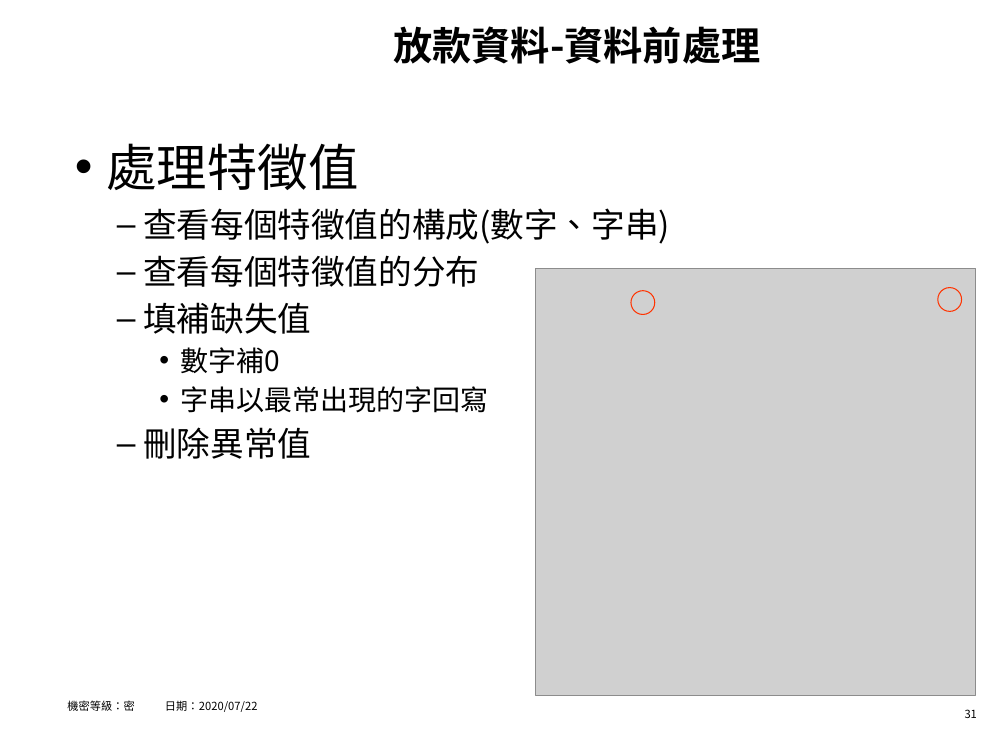
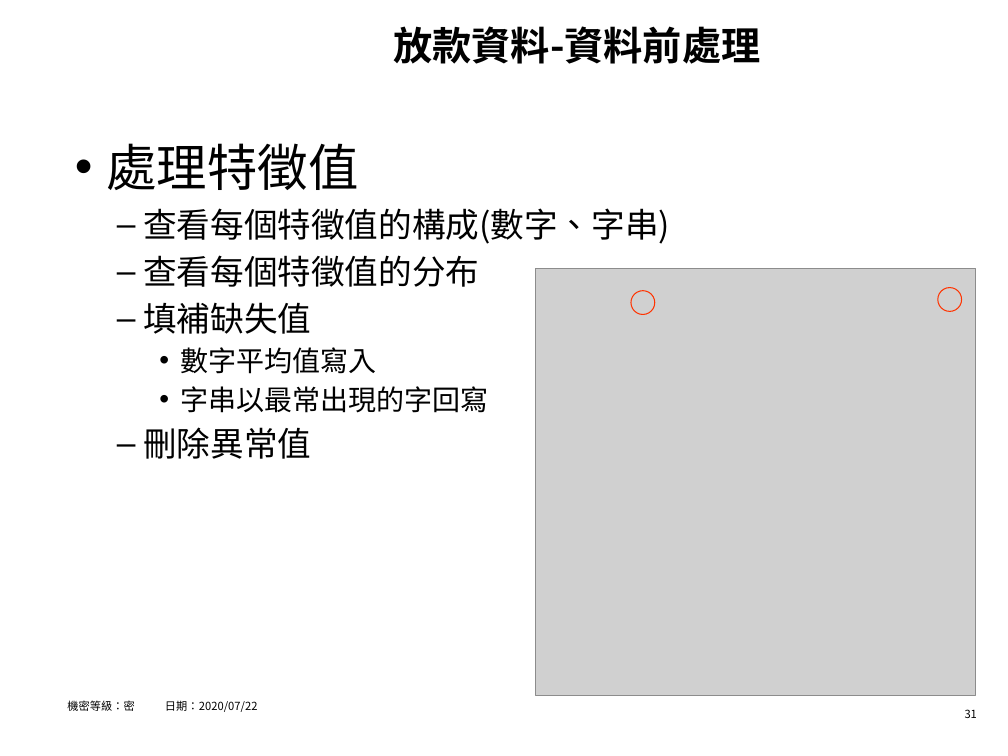
Before and after one commit to hrne/FINAL_REPORT, a slide deck: slide 31 of AI_Report/AI應用-不動產價格預測.pptx. Drawn at 1008x756 pixels with LibreOffice and Linux fonts; fonts in the diff are those of the drawing; grey boxes stand for pictures; background and template pictures are left out. Boxes give left, top, right and bottom in pixels: in the first picture for what was removed or moved away, otherwise in the second. Text is boxed around its words. In the diff, an @@ line names an element or a change of style, - is before the commit and + after.

Commit message:
33

```diff
--- a/AI_Report/AI應用-不動產價格預測.pptx
+++ b/AI_Report/AI應用-不動產價格預測.pptx
@@ text at (x1=180, y1=347, x2=376, y2=374): text changed @@
-    • 數字補0
+    • 數字平均值寫入
```
Also in this commit, not shown: 1 other slide changed.
